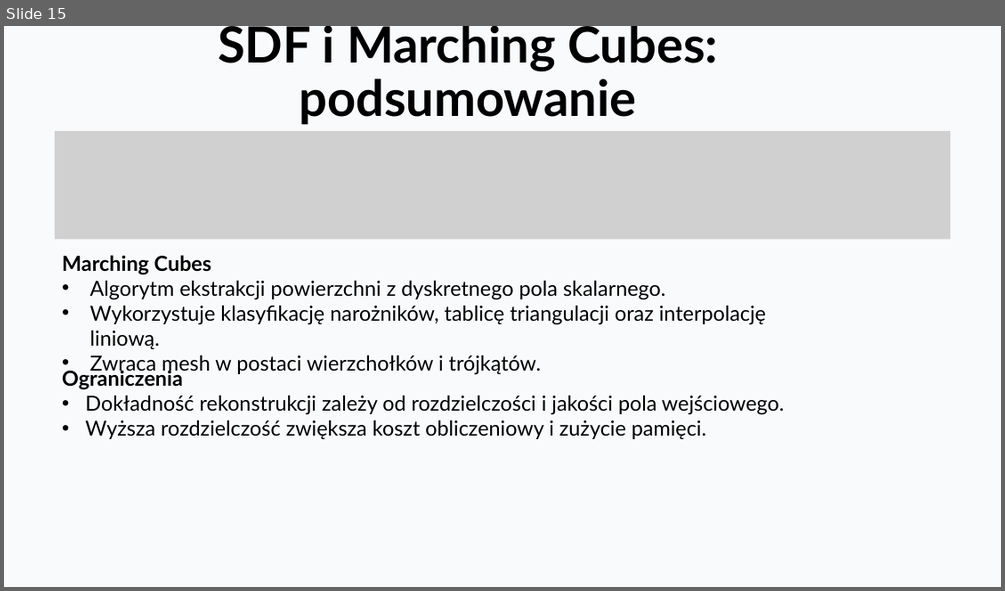
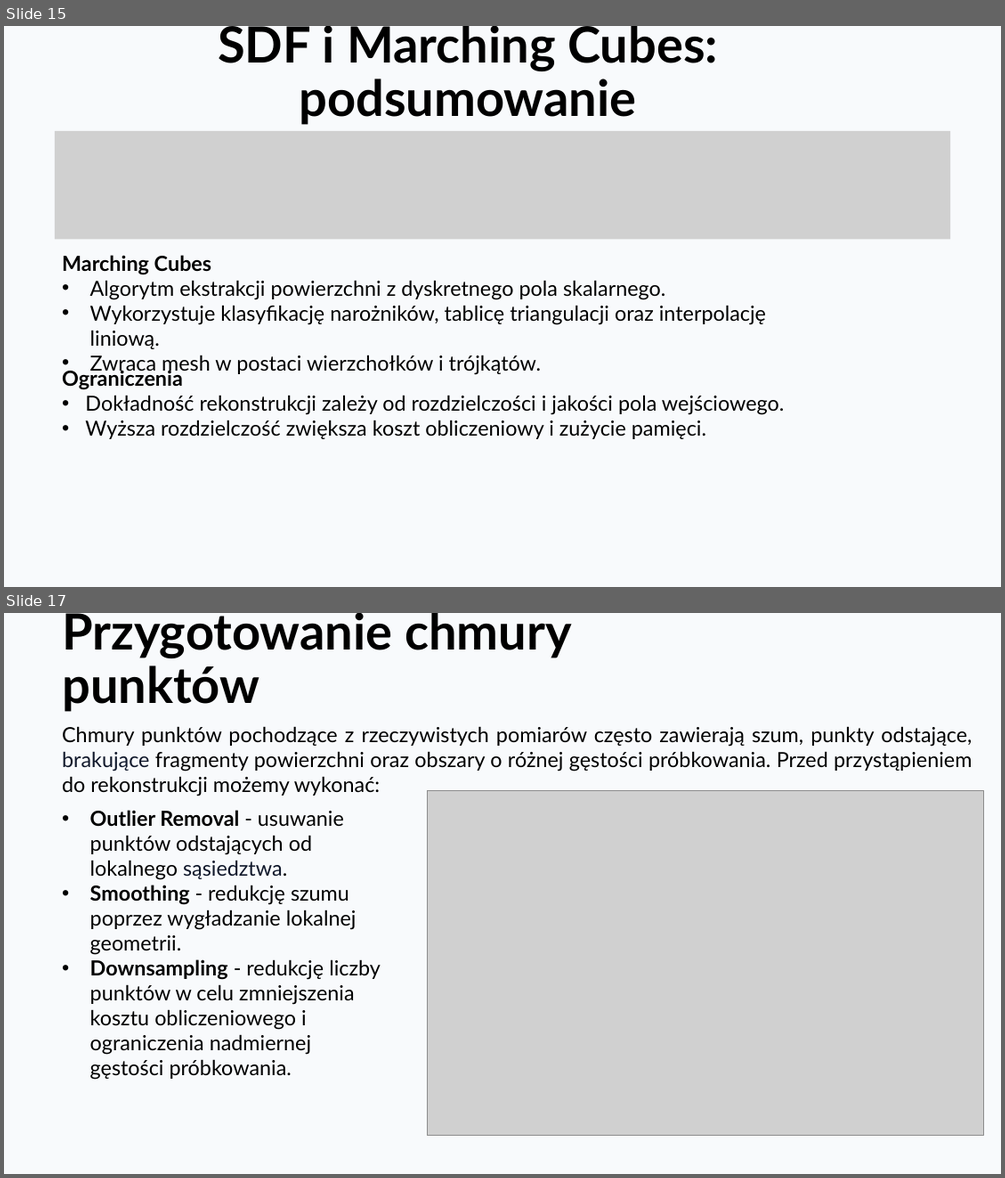
Before and after one commit to KajetanOzog/lab_6, a slide deck: prezentacja.pptx. Shown one above the other, each under a label of ours: slide 15 before the commit, slides 15 and 17 after it; the slides between them are not shown. The pictures are 1005x591 and 1005x1178 pixels, drawn with LibreOffice and Linux fonts; fonts in the diff are those of the drawing; grey boxes stand for pictures. Boxes give left, top, right and bottom in pixels: in the first picture for what was removed or moved away, otherwise in the second. Text is boxed around its words. In the diff, an @@ line names an element or a change of style, - is before the commit and + after.

```diff
--- a/prezentacja.pptx
+++ b/prezentacja.pptx
@@ slide 17 added at [4, 613, 1001, 1174], background #F8FAFC @@
@@ title added at [62, 613, 571, 712], 48 pt, text #000000, bold @@
+Przygotowanie chmury punktów
@@ text added at [62, 726, 971, 796], 20 pt, text #000000 @@
+Chmury punktów pochodzące z rzeczywistych pomiarów często zawierają szum, punkty odstające, brakujące fragmenty powierzchni oraz obszary o różnej gęstości próbkowania. Przed przystąpieniem do rekonstrukcji możemy wykonać:
@@ picture added at [428, 790, 984, 1135] @@
@@ text added at [90, 810, 380, 1079], 20 pt, text #000000 @@
+• Outlier Removal - usuwanie punktów odstających od lokalnego sąsiedztwa.
+• Smoothing - redukcję szumu poprzez wygładzanie lokalnej geometrii.
+• Downsampling - redukcję liczby punktów w celu zmniejszenia kosztu obliczeniowego i ograniczenia nadmiernej gęstości próbkowania.
```
Also in this commit, not shown: 4 slides changed, 11 other slides added, 21 other files.
